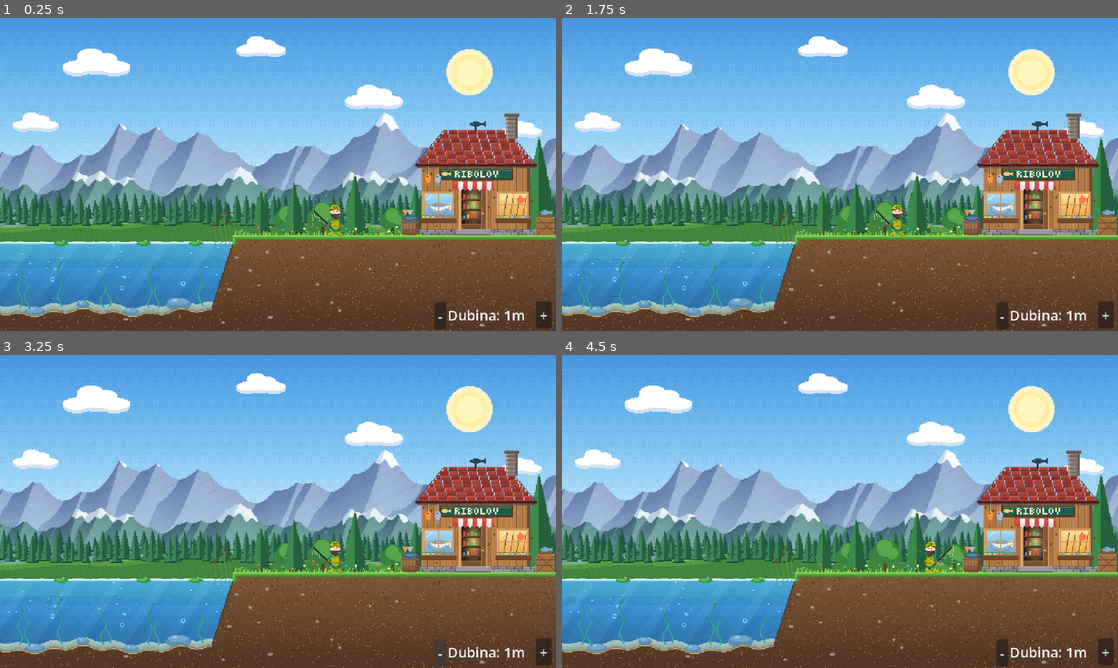
Above: before the commit, frames 1-4 (two rows, left to right).
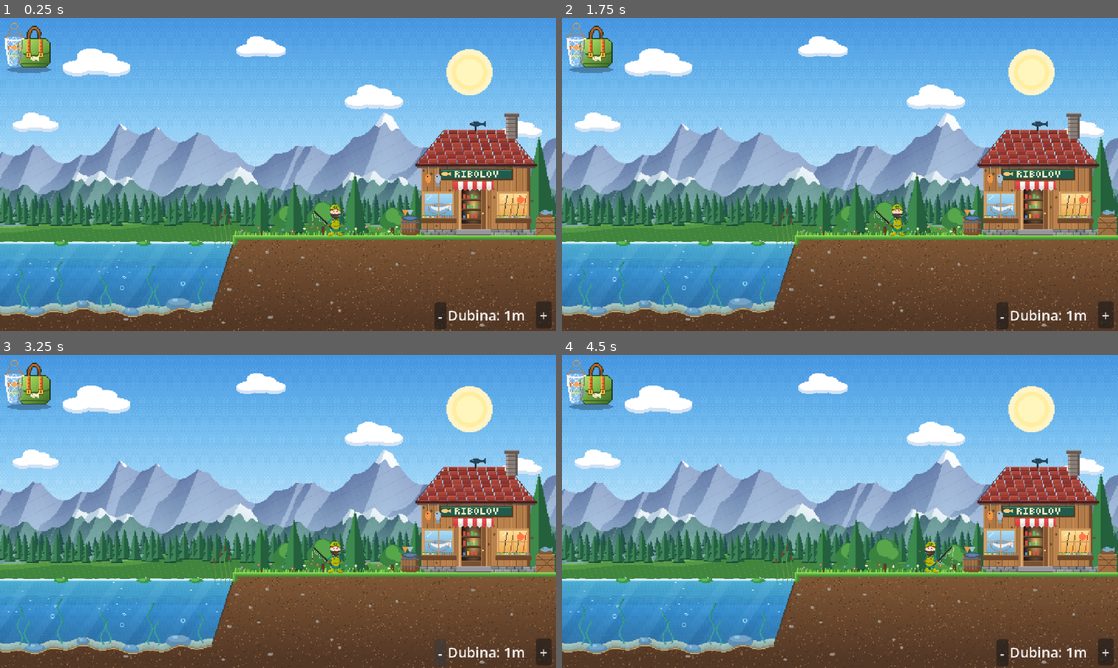
Above: after the commit, the same moments.

Repository: Pavle2003/Pixel-Serbian-Fishing
Game: Godot game, scene res://main.tscn
Two runs of this game, one before a commit and one after it. Both use one fixed random seed, a clock stepped at 60 frames per second and the inputs below.
Inputs (mouse positions are in pixels of both pictures, inside the frame that each line leads up to):
- Up to frame 1 (0.25 s): no input
- Up to frame 2 (1.75 s): click (589, 46) at 0.52 s; click (1095, 43) at 1.27 s
- Up to frame 3 (3.25 s): click "+" at 2 s; click "-" at 2.75 s
- Up to frame 4 (4.5 s): tap Enter at 3.5 s; move the mouse to (962, 495) at 3.52 s; hold Right (ui_right) from 3.53 s (still down); tap E at 3.6, 4.35 s; click (962, 495) at 3.67 s; move the mouse to (728, 527) at 4.27 s; click (728, 527) at 4.42 s

The runs differ from the first frame. In frame 1, 1.0% of the frame differs, in the area x 0-10%, y 1-18%; in frame 2, 1.1%, in the area x 0-62%, y 1-68%; in frame 3, 1.0%; in frame 4, 1.0%.

Commit message:
Add files via upload

Diff:
--- a/go-fishing/catch_popup_ui.gd
+++ b/go-fishing/catch_popup_ui.gd
@@ -1,6 +1,7 @@
 extends Control
 
 @onready var texture_rect: TextureRect = $Panel/TextureRect
+@onready var fish_name_label: Label = $Panel/FishNameLabel
 @onready var weight_label: Label = $Panel/WeightLabel
 @onready var gold_label: Label = $Panel/GoldLabel
 @onready var xp_label: Label = $Panel/XpLabel
@@ -10,14 +11,16 @@
 var trenutna_riba_podatci: Dictionary = {}
 
 func _ready() -> void:
-	visible = false # Prozor je sakriven dok se riba ne upeca
-	process_mode = Node.PROCESS_MODE_ALWAYS # Omogućava da dugme i prozor rade i kada je igra pauzirana
+	visible = false
+	process_mode = Node.PROCESS_MODE_ALWAYS
+
+	if ok_button and not ok_button.pressed.is_connected(_on_ok_button_pressed):
+		ok_button.pressed.connect(_on_ok_button_pressed)
 
 func _on_ok_button_pressed() -> void:
 	visible = false
 	get_tree().paused = false
 
-	# Vraćamo štap i čistimo ribu preko igrača
 	var player = get_tree().get_first_node_in_group("player")
 	if player and player.has_method("pull_rod"):
 		player.pull_rod()
@@ -32,6 +35,10 @@
 	if trenutna_riba_podatci.is_empty():
 		print("Greška: Podaci o ribi su prazni!")
 		return
+
+	# Upisujemo ime ribe iz rečnika
+	if fish_name_label and trenutna_riba_podatci.has("naziv"):
+		fish_name_label.text = trenutna_riba_podatci["naziv"]
 
 	if weight_label:
 		weight_label.text = str(trenutna_riba_podatci["tezina"]) + " kg"
@@ -50,8 +57,9 @@
 		var current_anim = fish_anim_sprite.animation
 		if current_anim:
 			texture_rect.texture = fish_anim_sprite.sprite_frames.get_frame_texture(current_anim, 0)
-			texture_rect.expand_mode = TextureRect.EXPAND_IGNORE_SIZE
-			texture_rect.stretch_mode = TextureRect.STRETCH_KEEP_ASPECT_CENTERED
+
+		texture_rect.expand_mode = TextureRect.EXPAND_IGNORE_SIZE
+		texture_rect.stretch_mode = TextureRect.STRETCH_KEEP_ASPECT_CENTERED
 
 	visible = true
 	get_tree().paused = true
--- /dev/null
+++ b/go-fishing/cuvarka_item.tscn
@@ -0,0 +1,27 @@
+[gd_scene format=3 uid="uid://utw0kxh5utnw"]
+
+[node name="Node2D" type="TextureRect" unique_id=2137534162]
+custom_minimum_size = Vector2(150, 160)
+offset_right = 150.0
+offset_bottom = 160.0
+
+[node name="CuvarkaItem" type="Panel" parent="." unique_id=1242650093]
+custom_minimum_size = Vector2(150, 160)
+layout_mode = 0
+offset_right = 40.0
+offset_bottom = 40.0
+
+[node name="TextureRect" type="TextureRect" parent="CuvarkaItem" unique_id=448181594]
+custom_minimum_size = Vector2(110, 110)
+layout_mode = 1
+offset_right = 150.0
+offset_bottom = 88.0
+expand_mode = 1
+stretch_mode = 5
+
+[node name="Label" type="Label" parent="CuvarkaItem" unique_id=1266370449]
+layout_mode = 0
+offset_left = 1.0
+offset_top = 110.0
+offset_right = 77.0
+offset_bottom = 159.0
--- /dev/null
+++ b/go-fishing/cuvarka_ui.gd
@@ -0,0 +1,52 @@
+extends Control
+
+@onready var grid_container: GridContainer = $Panel/ScrollContainer/GridContainer
+@onready var brojac_label: Label = $Panel/Label
+@onready var close_button: TextureButton = $Panel/TextureButton
+
+var item_scene = preload("res://cuvarka_item.tscn")
+
+func _ready() -> void:
+	visible = false
+	process_mode = Node.PROCESS_MODE_ALWAYS
+	if close_button and not close_button.pressed.is_connected(_on_close_pressed):
+		close_button.pressed.connect(_on_close_pressed)
+
+func otvori_cuvarku() -> void:
+	osvezi_prikaz()
+	visible = true
+	get_tree().paused = true
+
+func _on_close_pressed() -> void:
+	visible = false
+	get_tree().paused = false
+
+func osvezi_prikaz() -> void:
+	for child in grid_container.get_children():
+		child.queue_free()
+
+	if brojac_label:
+		brojac_label.text = str(GameManager.cuvarka.size()) + " / " + str(GameManager.maksimalni_kapacitet)
+
+	for i in range(GameManager.cuvarka.size()):
+		var riba = GameManager.cuvarka[i]
+		var item = item_scene.instantiate()
+		grid_container.add_child(item)
+
+		var img_rect = item.find_child("TextureRect", true, false)
+		var lbl = item.find_child("Label", true, false)
+		var obrisi_btn = item.find_child("Button", true, false)
+
+		if img_rect and riba["tekstura"]:
+			img_rect.texture = riba["tekstura"]
+			img_rect.expand_mode = TextureRect.EXPAND_IGNORE_SIZE
+			img_rect.stretch_mode = TextureRect.STRETCH_KEEP_ASPECT_CENTERED
+
+		if lbl:
+			lbl.text = riba["naziv"] + "\n" + str(riba["tezina"]) + " kg"
+
+		if obrisi_btn:
+			obrisi_btn.pressed.connect(func():
+				GameManager.izbaci_ribu_iz_cuvarke(i)
+				osvezi_prikaz()
+			)
--- /dev/null
+++ b/go-fishing/cuvarka_ui.tscn
@@ -0,0 +1,75 @@
+[gd_scene format=3 uid="uid://6sddok4md1k7"]
+
+[ext_resource type="Script" uid="uid://6yx3rp0bjk18" path="res://cuvarka_ui.gd" id="1_37hsn"]
+[ext_resource type="Texture2D" uid="uid://g68eakagev8s" path="res://assets/icons/x_button.png" id="2_pv2p3"]
+[ext_resource type="Texture2D" uid="uid://bfmdb4mauwtod" path="res://assets/icons/ui_backpack_frame_full.png" id="3_tsmey"]
+
+[node name="CuvarkaUI" type="Control" unique_id=520091918]
+layout_mode = 3
+anchors_preset = 15
+anchor_right = 1.0
+anchor_bottom = 1.0
+grow_horizontal = 2
+grow_vertical = 2
+script = ExtResource("1_37hsn")
+
+[node name="Panel" type="Panel" parent="." unique_id=1641139573]
+layout_mode = 1
+anchors_preset = 8
+anchor_left = 0.5
+anchor_top = 0.5
+anchor_right = 0.5
+anchor_bottom = 0.5
+offset_left = -302.5
+offset_top = -164.5
+offset_right = 302.5
+offset_bottom = 164.5
+grow_horizontal = 2
+grow_vertical = 2
+
+[node name="TextureRect" type="TextureRect" parent="Panel" unique_id=1253151616]
+layout_mode = 1
+anchors_preset = 15
+anchor_right = 1.0
+anchor_bottom = 1.0
+grow_horizontal = 2
+grow_vertical = 2
+texture = ExtResource("3_tsmey")
+
+[node name="ScrollContainer" type="ScrollContainer" parent="Panel" unique_id=1065490028]
+layout_mode = 1
+anchors_preset = 11
+anchor_left = 1.0
+anchor_right = 1.0
+anchor_bottom = 1.0
+offset_left = -603.5
+offset_top = 30.5
+grow_horizontal = 0
+grow_vertical = 2
+
+[node name="GridContainer" type="GridContainer" parent="Panel/ScrollContainer" unique_id=1725007802]
+layout_mode = 2
+columns = 3
+
+[node name="Label" type="Label" parent="Panel" unique_id=598788865]
+layout_mode = 0
+offset_left = 19.5
+offset_top = 1.5
+offset_right = 59.5
+offset_bottom = 17.5
+theme_override_font_sizes/font_size = 10
+
+[node name="TextureButton" type="TextureButton" parent="Panel" unique_id=480270579]
+z_index = 1
+layout_mode = 1
+anchors_preset = -1
+anchor_left = 1.0
+anchor_right = 1.0
+offset_left = -21.5
+offset_top = 1.0
+offset_right = 3.0
+offset_bottom = 24.0
+grow_horizontal = 0
+texture_normal = ExtResource("2_pv2p3")
+
+[connection signal="pressed" from="Panel/TextureButton" to="." method="_on_texture_button_pressed"]
--- a/go-fishing/game_manager.gd
+++ b/go-fishing/game_manager.gd
@@ -1,34 +1,51 @@
 extends Node
 
-# Niz u kojem čuvamo sve upecane ribe (naša čuvarka)
 var cuvarka: Array = []
+var maksimalni_kapacitet: int = 5
 
-# Funkcija koja prima čvor upecane ribe, računa kilograme, zlato, XP i meso, pa je smešta u čuvarku
+func izbaci_ribu_iz_cuvarke(index: int) -> void:
+	if index >= 0 and index < cuvarka.size():
+		cuvarka.remove_at(index)
+		print("Riba uklonjena iz čuvarke na indeksu: ", index)
+
 func dodaj_ribu_u_cuvarku(fish_node: Node) -> Dictionary:
 	if not is_instance_valid(fish_node):
 		return {}
 
-	# 1. Izračunavanje težine na osnovu scale-a ribe
+	# Proveravamo da li je čuvarka puna
+	if cuvarka.size() >= maksimalni_kapacitet:
+		print("Čuvarka je puna! Maksimalno može " + str(maksimalni_kapacitet) + " riba.")
+		return {"puna": true}
+
 	var scale_x = fish_node.scale.x
-	var tezina_kg = snappedf(scale_x * 12.0, 0.01) # Npr. scale 0.1 je ~1.20 kg
+	var tezina_kg = snappedf(remap(scale_x, 0.1, 0.3, 1.0, 12.0), 0.01)
 
-	# 2. Proračun nagrada srazmerno težini
 	var zlato = int(tezina_kg * 15)
 	var xp = int(tezina_kg * 25)
 	var meso = int(tezina_kg * 2)
 
-	# 3. Kreiramo rečnik (podatke) o upecanoj ribi
+	# Treba nam i tekstura/slika ribe da bismo je kasnije prikazali u rancu!
+	var fish_texture = null
+	var fish_anim_sprite = fish_node.find_child("AnimatedSprite2D", true, false)
+	if not fish_anim_sprite:
+		fish_anim_sprite = fish_node.find_child("Swim", true, false)
+
+	if fish_anim_sprite and fish_anim_sprite.sprite_frames:
+		var current_anim = fish_anim_sprite.animation
+		if current_anim:
+			fish_texture = fish_anim_sprite.sprite_frames.get_frame_texture(current_anim, 0)
+
 	var ulovljeni_podatci = {
-		"naziv": "Šaran", # Možeš kasnije dinamički povlačiti ako imaš više vrsta
+		"naziv": "Šaran",
 		"tezina": tezina_kg,
 		"zlato": zlato,
 		"xp": xp,
 		"meso": meso,
-		"scale": scale_x
+		"scale": scale_x,
+		"tekstura": fish_texture
 	}
 
-	# Dodajemo u globalnu čuvarku
 	cuvarka.append(ulovljeni_podatci)
-	print("Uspesno sacuvano u cuvarku! Ukupno riba: ", cuvarka.size())
+	print("Uspešno sačuvano u čuvarku! Ukupno riba: ", cuvarka.size(), "/", maksimalni_kapacitet)
 
 	return ulovljeni_podatci
--- a/go-fishing/main.gd
+++ b/go-fishing/main.gd
@@ -25,3 +25,24 @@
 
 func _on_ok_button_pressed() -> void:
 	pass # Replace with function body.
+
+
+func _on_ranac_button_pressed() -> void:
+	$CanvasLayer/CuvarkaUI.otvori_cuvarku()
+
+@onready var ranac_button: TextureButton = $CanvasLayer/RanacButton # Proveri da li ti je putanja do ranca tačna
+
+var pulsing_time: float = 0.0
+
+func _process(delta: float) -> void:
+	# Proveravamo da li je čuvarka puna
+	if GameManager.cuvarka.size() >= GameManager.maksimalni_kapacitet:
+		pulsing_time += delta * 6.0
+		# Blago povećavanje i smanjivanje skale (efekt pulsiranja)
+		var scale_factor = 1.0 + sin(pulsing_time) * 0.15
+		if ranac_button:
+			ranac_button.scale = Vector2(scale_factor, scale_factor)
+			ranac_button.pivot_offset = ranac_button.size / 2 # Da pulsuje iz centra
+	else:
+		if ranac_button:
+			ranac_button.scale = Vector2(1, 1) # Vrati na normalu kad ima mesta
--- a/go-fishing/main.tscn
+++ b/go-fishing/main.tscn
@@ -8,8 +8,10 @@
 [ext_resource type="Texture2D" uid="uid://bx1mkw10oufto" path="res://assets/player/fisherman_cast_sheet.png" id="4_272bh"]
 [ext_resource type="Texture2D" uid="uid://c35j4ymkcun3f" path="res://assets/shop/shop.png" id="5_lquwl"]
 [ext_resource type="Script" uid="uid://cytd6rc6pndms" path="res://catch_popup_ui.gd" id="8_4c57u"]
-[ext_resource type="Texture2D" uid="uid://dfbht5n57frbi" path="res://assets/shop/ram_za_ribu.png" id="9_efxa6"]
+[ext_resource type="Texture2D" uid="uid://xdqqa47mog4b" path="res://assets/shop/ram_za_ribu.png" id="9_efxa6"]
 [ext_resource type="Texture2D" uid="uid://laua52h6ftf7" path="res://assets/shop/ok_button.png" id="10_dg77c"]
+[ext_resource type="Texture2D" uid="uid://dnf06alb6iny1" path="res://assets/icons/icon_fishbag.png" id="11_efxa6"]
+[ext_resource type="PackedScene" uid="uid://6sddok4md1k7" path="res://cuvarka_ui.tscn" id="12_dg77c"]
 
 [sub_resource type="AtlasTexture" id="AtlasTexture_d13ii"]
 atlas = ExtResource("4_272bh")
@@ -390,7 +392,6 @@
 color = Color(0.007843138, 1, 1, 1)
 
 [node name="CatchPopupUI" type="Control" parent="CanvasLayer" unique_id=895752065]
-visible = false
 layout_mode = 3
 anchors_preset = 15
 anchor_right = 1.0
@@ -415,9 +416,12 @@
 texture = ExtResource("9_efxa6")
 
 [node name="TextureRect" type="TextureRect" parent="CanvasLayer/CatchPopupUI/Panel" unique_id=1372101473]
-layout_mode = 0
-offset_right = 224.0
-offset_bottom = 192.0
+custom_minimum_size = Vector2(160, 90)
+layout_mode = 0
+offset_left = 8.0
+offset_top = 45.0
+offset_right = 215.0
+offset_bottom = 135.0
 expand_mode = 1
 stretch_mode = 5
 
@@ -428,9 +432,9 @@
 anchor_top = 0.5
 anchor_right = 0.5
 anchor_bottom = 0.5
-offset_left = -98.0
+offset_left = -95.0
 offset_top = 15.0
-offset_right = -33.0
+offset_right = -30.0
 offset_bottom = 38.0
 
 [node name="GoldLabel" type="Label" parent="CanvasLayer/CatchPopupUI/Panel" unique_id=1921656935]
@@ -469,6 +473,22 @@
 grow_vertical = 2
 texture_normal = ExtResource("10_dg77c")
 
+[node name="FishNameLabel" type="Label" parent="CanvasLayer/CatchPopupUI/Panel" unique_id=646462967]
+layout_mode = 0
+offset_left = 26.0
+offset_top = 33.0
+offset_right = 198.0
+offset_bottom = 56.0
+horizontal_alignment = 1
+
+[node name="RanacButton" type="TextureButton" parent="CanvasLayer" unique_id=1119046792]
+offset_right = 64.0
+offset_bottom = 64.0
+texture_normal = ExtResource("11_efxa6")
+
+[node name="CuvarkaUI" parent="CanvasLayer" unique_id=520091918 instance=ExtResource("12_dg77c")]
+visible = false
+
 [node name="FishSpawnPoint" type="Marker2D" parent="." unique_id=2046785600]
 position = Vector2(-44, 324)
 gizmo_extents = 17.0
@@ -481,3 +501,4 @@
 [connection signal="pressed" from="CanvasLayer/DepthUI/+" to="Player" method="increase_depth"]
 [connection signal="pressed" from="CanvasLayer/DepthUI/-" to="Player" method="decrease_depth"]
 [connection signal="pressed" from="CanvasLayer/CatchPopupUI/Panel/OkButton" to="." method="_on_ok_button_pressed"]
+[connection signal="pressed" from="CanvasLayer/RanacButton" to="." method="_on_ranac_button_pressed"]
--- a/go-fishing/player.gd
+++ b/go-fishing/player.gd
@@ -42,7 +42,22 @@
 
 	update_depth_display()
 
+@onready var ranac_button: TextureButton = get_node_or_null("../CanvasLayer/RanacButton")
+var pulsing_time: float = 0.0
+
 func _physics_process(delta: float) -> void:
+	# --- DODAJ OVO NA KRAJ _physics_process FUNKCIJE ---
+	if GameManager.cuvarka.size() >= GameManager.maksimalni_kapacitet:
+		pulsing_time += delta * 6.0
+		var scale_factor = 1.0 + sin(pulsing_time) * 0.15
+		if ranac_button:
+			ranac_button.scale = Vector2(scale_factor, scale_factor)
+			ranac_button.pivot_offset = ranac_button.size / 2
+	else:
+		if ranac_button:
+			ranac_button.scale = Vector2(1, 1)
+	# --------------------------------------------------
+
 	if is_fishing:
 		velocity.x = 0
 		velocity.y = 0
@@ -53,6 +68,7 @@
 			fishing_line.add_point(fishing_line.to_local(current_float.global_position))
 
 		return
+  # ... ostatak tvog koda ...
 
 	if not is_on_floor():
 		velocity.y += GRAVITY * delta
@@ -112,6 +128,12 @@
 			pull_rod()
 
 func cast_rod(click_pos: Vector2) -> void:
+	# --- DODAJ OVO NA SAM POČETAK ---
+	if GameManager.cuvarka.size() >= GameManager.maksimalni_kapacitet:
+		print("Čuvarka je puna! Ne možeš više da pecaš dok je ne isprazniš.")
+		return
+	# --------------------------------
+
 	var min_x = 10.0
 	var max_x = 270.0
 	var min_y = 250.0
@@ -121,6 +143,7 @@
 		is_fishing = true
 		animated_sprite.play("cast")
 		print("Igrač je zamahnuo štapom...")
+		# ... ostatak tvog koda ...
 
 		await get_tree().create_timer(0.9).timeout
 
Binary file added: go-fishing/assets/icons/Fish_Ram.png
Not shown, added: go-fishing/assets/icons/Fish_Ram.png.import
Binary file added: go-fishing/assets/icons/icon_fishbag.png
Not shown, added: go-fishing/assets/icons/icon_fishbag.png.import
Binary file added: go-fishing/assets/icons/ui_backpack_frame_full.png
Not shown, added: go-fishing/assets/icons/ui_backpack_frame_full.png.import
Binary file added: go-fishing/assets/icons/ui_pusti_button_normal.png
Not shown, added: go-fishing/assets/icons/ui_pusti_button_normal.png.import
Binary file added: go-fishing/assets/icons/x_button.png
Not shown, added: go-fishing/assets/icons/x_button.png.import
Binary file changed: go-fishing/assets/shop/ram_za_ribu.png
Not shown, changed: go-fishing/assets/shop/ram_za_ribu.png.import
(and 1 more such lines)
